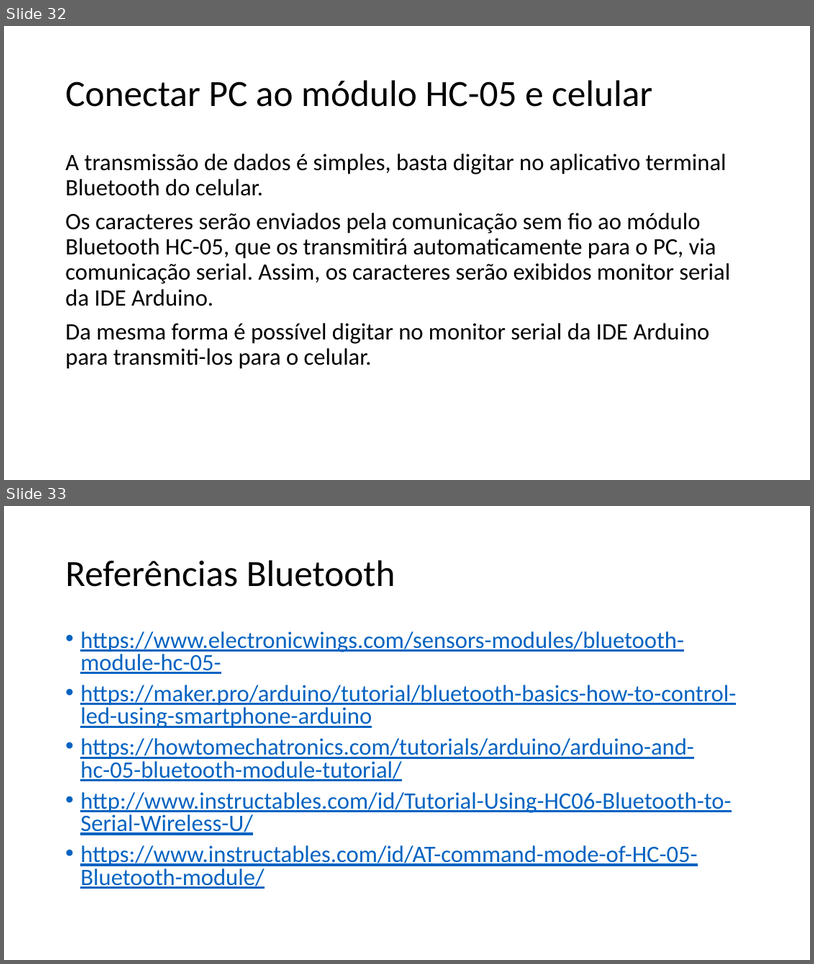
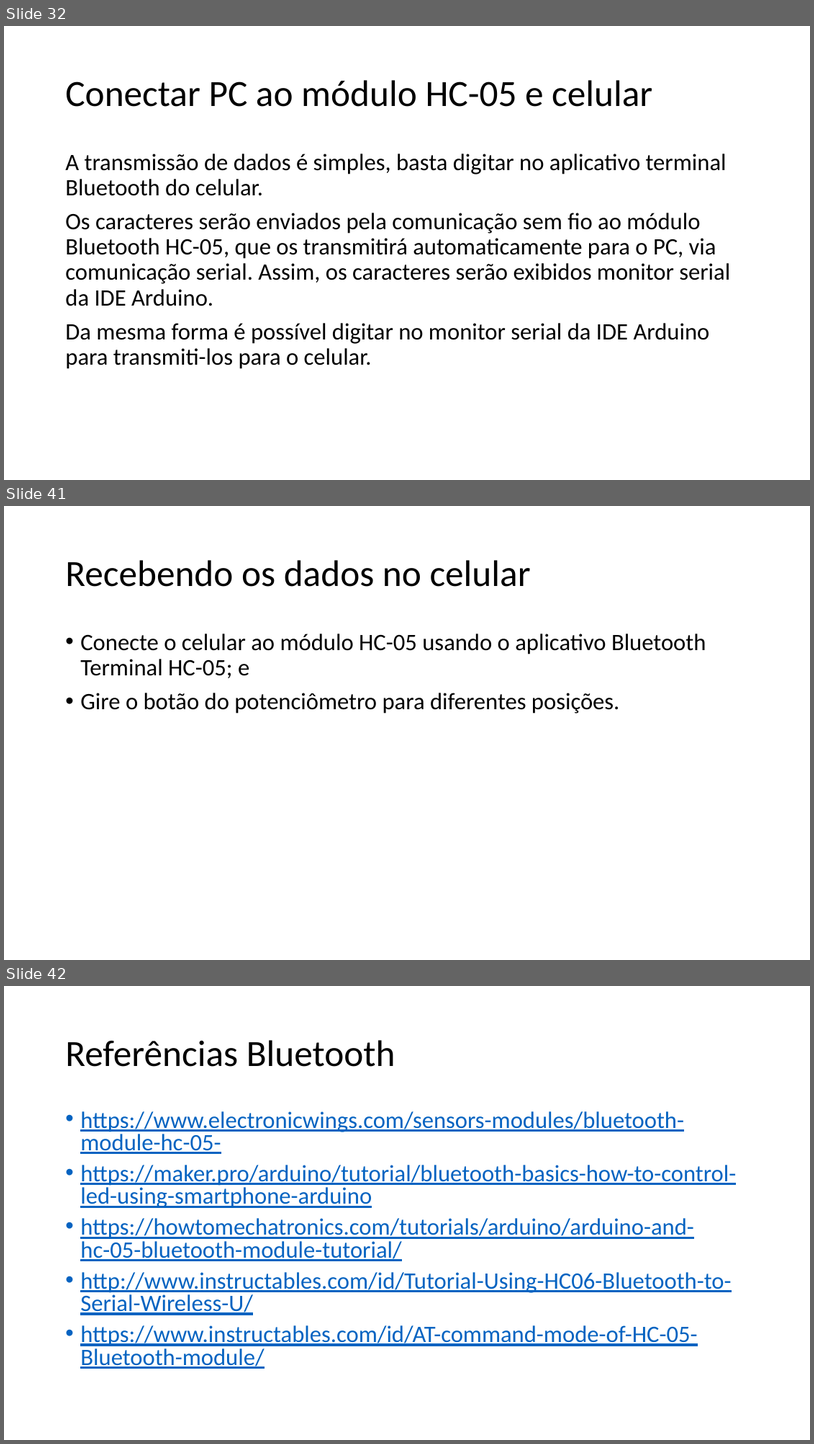
Before and after one commit to salmo-jr/public-slides, a slide deck: arduino-bluetooth.pptx. Shown one above the other, each under a label of ours: slides 32 and 33 before the commit, slides 32, 41 and 42 after it; the slides between them are not shown. The pictures are 814x964 and 814x1444 pixels, drawn with LibreOffice and Linux fonts; fonts in the diff are those of the drawing. Boxes give left, top, right and bottom in pixels: in the first picture for what was removed or moved away, otherwise in the second. Text is boxed around its words. In the diff, an @@ line names an element or a change of style, - is before the commit and + after.

Commit message:
inserção de slides de experimento com potenciômetro e referências para o sensor de temperatura LM35

```diff
--- a/arduino-bluetooth.pptx
+++ b/arduino-bluetooth.pptx
@@ slide 41 added at box(4, 506, 810, 960), background #FFFFFF @@
@@ title added at box(65, 560, 531, 587), 44 pt, text #000000 @@
+Recebendo os dados no celular
@@ text added at box(80, 633, 706, 713), 28 pt, text #000000 @@
+• Conecte o celular ao módulo HC-05 usando o aplicativo Bluetooth Terminal HC-05; e
+• Gire o botão do potenciômetro para diferentes posições.
@@ what was slide 33 is now slide 42 @@
```
Also in this commit, not shown: 1 slide changed, 8 other slides added, 1 other file.
